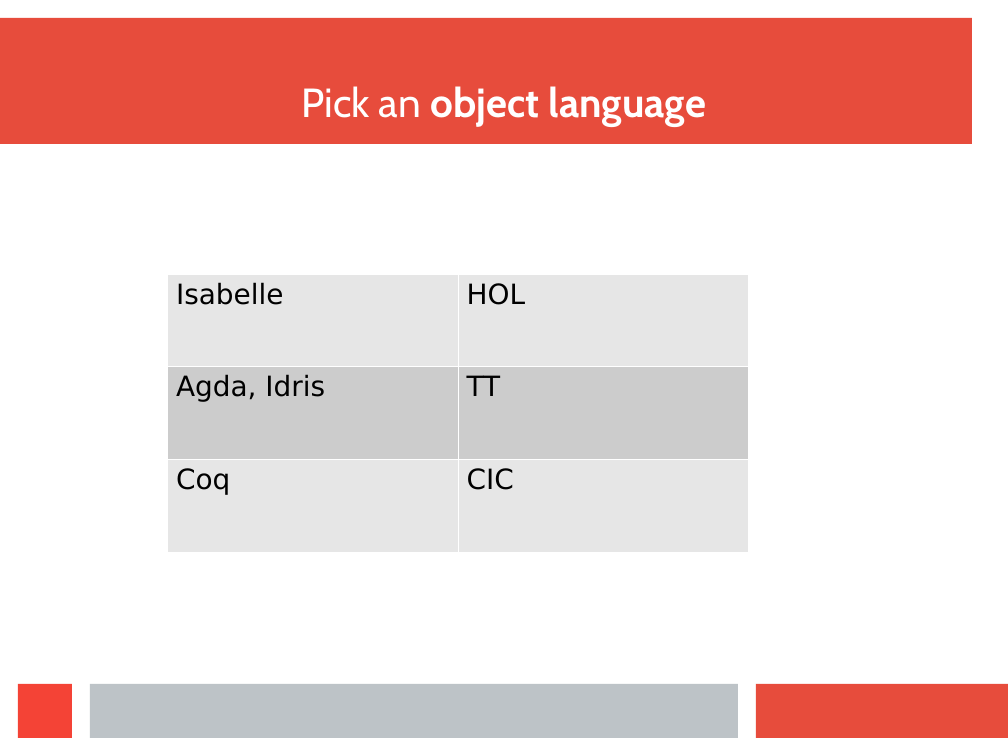
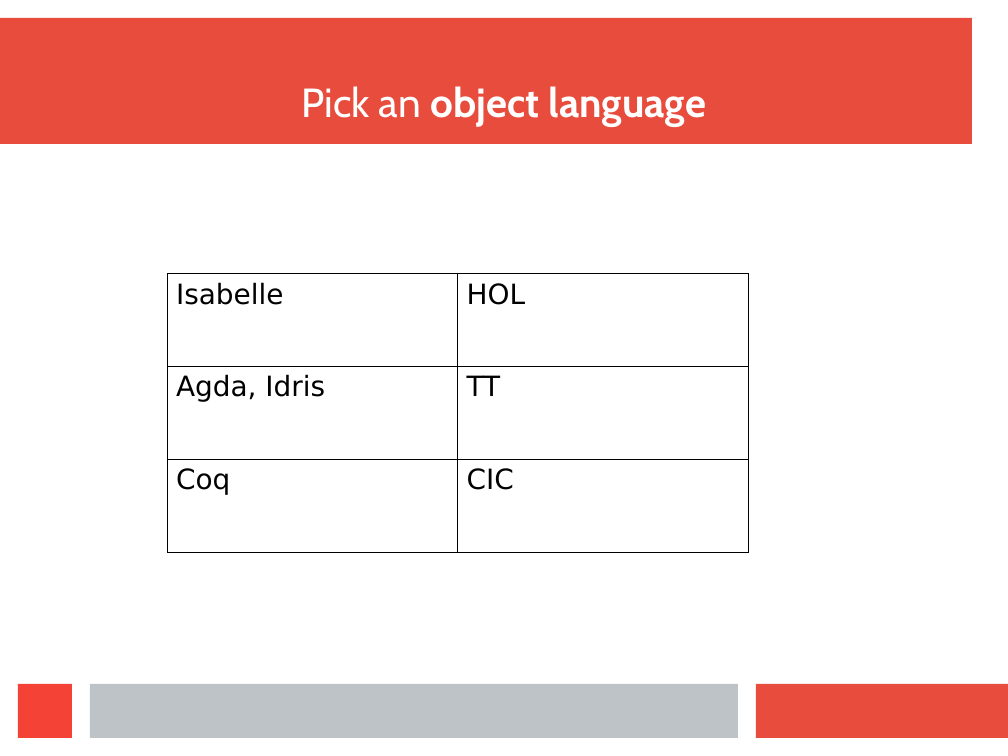
Before and after one commit to wilbowma/cur, a slide deck: slide 10 of hope-2016/slides.odp. Drawn at 1008x756 pixels with LibreOffice and Linux fonts; fonts in the diff are those of the drawing. Boxes give left, top, right and bottom in pixels: in the first picture for what was removed or moved away, otherwise in the second. Text is boxed around its words. In the diff, an @@ line names an element or a change of style, - is before the commit and + after.

```diff
--- a/hope-2016/slides.odp
+++ b/hope-2016/slides.odp
@@ table at (x1=167, y1=273, x2=749, y2=552) @@
@@ fill #E6E6E6 to none in 4 cells @@
@@ fill #CCCCCC to none in row 2 @@
@@ borders changed @@
```
Also in this commit, not shown: 5 other slides changed, 3 slides added, 1 slide removed, 1 other file.
